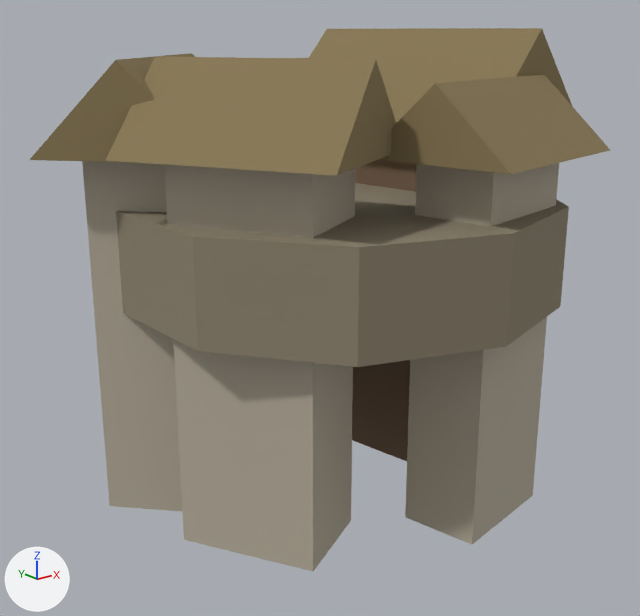
Before and after pictures for a commit that changed the glTF model game/assets/models/settlements/hamlet_c.glb.
Camera for both pictures: a 50 mm lens placed at (-0.665, -0.794, 0.195), pointed at (-0.026, 0.004, -0.124). Arrows for +X, +Y and +Z are at lower left; the lights stay in place. The first picture is the older version. Vertices at exactly the same position are counted once.

The scene before the commit, as lines of its bpy script (objects in view):
```python
mat_dirt = principled_material('Dirt')
mat_dirt.base_color = (0.27, 0.23, 0.16)  # brown #8e846f
mat_dirt.roughness = 1.0
mat_plaster = principled_material('Plaster')
mat_plaster.base_color = (0.47, 0.42, 0.33)  # grey #b6ad9b
mat_plaster.roughness = 0.92
mat_thatch = principled_material('Thatch')
mat_thatch.base_color = (0.25, 0.19, 0.09)  # brown #897955
mat_thatch.roughness = 0.97
me_cylinder = bpy.data.meshes.new('Cylinder')
me_cylinder.from_pydata(...)  # 90 vertices, 136 faces; spans x -0.327..0.275, y -0.272..0.31, z -0.303..0.245
# faces by material slot: [36, 12, 40, 48]
me_cylinder.materials.append(mat_dirt)  # brown #8e846f
me_cylinder.materials.append(mat_wood)  # brown #7c6550
me_cylinder.materials.append(mat_thatch)  # brown #897955
me_cylinder.materials.append(mat_plaster)  # grey #b6ad9b
ob_hamlet_c = bpy.data.objects.new('hamlet_c', me_cylinder)
ob_hamlet_c.location = (0.0, 0.0, -0.048)
```
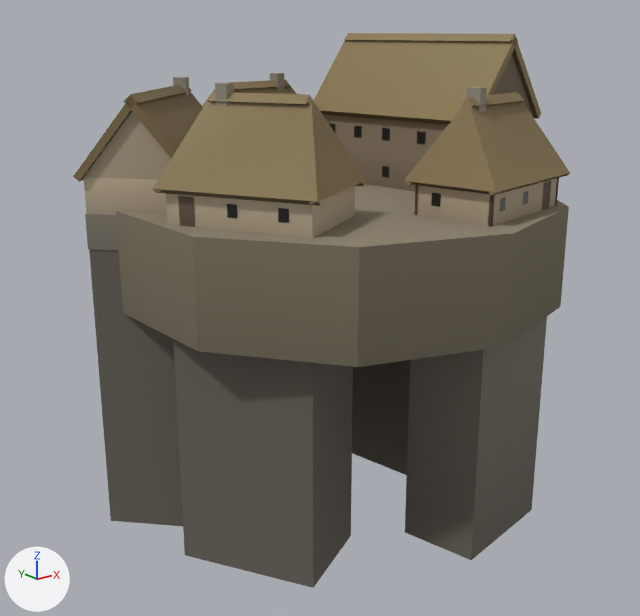
Edits to the bpy script that builds the scene:
```text
Change mat_dirt:
    where n0 = _N.new('ShaderNodeBsdfPrincipled'); n0.name = 'Principled BSDF'
    remove n0.inputs[0].default_value = (0.27, 0.23, 0.16, 1.0)  # 'Base Color', brown #8e846f
    add n2 = _N.new('ShaderNodeMix'); n2.name = 'Mix'
    add n2.data_type = 'RGBA'
    add n2.blend_type = 'MULTIPLY'
    add n2.inputs[0].default_value = 1.0  # 'Factor'
    add n2.inputs[7].default_value = (0.27, 0.23, 0.16, 1.0)  # 'B', brown #8e846f
    add n3 = _N.new('ShaderNodeVertexColor'); n3.name = 'Color Attribute'
    add _L.new(n2.outputs[2], n0.inputs[0])  # 'Result' to 'Base Color'
    add _L.new(n3.outputs[0], n2.inputs[6])  # 'Color' to 'A'
Change mat_thatch:
    where n0 = _N.new('ShaderNodeBsdfPrincipled'); n0.name = 'Principled BSDF'
    remove n0.inputs[0].default_value = (0.25, 0.19, 0.09, 1.0)  # 'Base Color', brown #897955
    n0.inputs[2].default_value: 0.97 -> 1.0  # 'Roughness'
    add n2 = _N.new('ShaderNodeMix'); n2.name = 'Mix'
    add n2.data_type = 'RGBA'
    add n2.blend_type = 'MULTIPLY'
    add n2.inputs[0].default_value = 1.0  # 'Factor'
    add n2.inputs[7].default_value = (0.28, 0.22, 0.12, 1.0)  # 'B', brown #908161
    add n3 = _N.new('ShaderNodeVertexColor'); n3.name = 'Color Attribute'
    add _L.new(n2.outputs[2], n0.inputs[0])  # 'Result' to 'Base Color'
    add _L.new(n3.outputs[0], n2.inputs[6])  # 'Color' to 'A'
Change mat_plaster:
    where n0 = _N.new('ShaderNodeBsdfPrincipled'); n0.name = 'Principled BSDF'
    remove n0.inputs[0].default_value = (0.47, 0.42, 0.33, 1.0)  # 'Base Color', grey #b6ad9b
    n0.inputs[2].default_value: 0.92 -> 0.95  # 'Roughness'
    add n2 = _N.new('ShaderNodeMix'); n2.name = 'Mix'
    add n2.data_type = 'RGBA'
    add n2.blend_type = 'MULTIPLY'
    add n2.inputs[0].default_value = 1.0  # 'Factor'
    add n2.inputs[7].default_value = (0.62, 0.58, 0.5, 1.0)  # 'B', light grey #cec8bc
    add n3 = _N.new('ShaderNodeVertexColor'); n3.name = 'Color Attribute'
    add _L.new(n2.outputs[2], n0.inputs[0])  # 'Result' to 'Base Color'
    add _L.new(n3.outputs[0], n2.inputs[6])  # 'Color' to 'A'
Add mat_rubble:
    mat_rubble = bpy.data.materials.new('Rubble')
    # nodes: BsdfPrincipled, Mix, OutputMaterial, VertexColor
    # colours: grey #a29b90, mixed with the vertex colours
Add mat_planks:
    mat_planks = bpy.data.materials.new('Planks')
    # nodes: BsdfPrincipled, Mix, OutputMaterial, VertexColor
    # colours: brown #867969, mixed with the vertex colours
Add mat_timber:
    mat_timber = bpy.data.materials.new('Timber')
    # nodes: BsdfPrincipled, Mix, OutputMaterial, VertexColor
    # colours: brown #7c6c5d, mixed with the vertex colours
Add mat_window:
    mat_window = bpy.data.materials.new('Window')
    # nodes: BsdfPrincipled, Mix, OutputMaterial, VertexColor
    # colours: black #1d1b19, mixed with the vertex colours
Add mat_ashlar:
    mat_ashlar = bpy.data.materials.new('Ashlar')
    # nodes: BsdfPrincipled, Mix, OutputMaterial, VertexColor
    # colours: grey #ada89b, mixed with the vertex colours
Add mat_door:
    mat_door = bpy.data.materials.new('Door')
    # nodes: BsdfPrincipled, Mix, OutputMaterial, VertexColor
    # colours: brown #69594b, mixed with the vertex colours
Change me_cylinder:
    remove me_cylinder.from_pydata(...)  # 90 vertices, 136 faces; spans x -0.327..0.275, y -0.272..0.31, z -0.303..0.245
    add me_cylinder.from_pydata(...)  # 610 vertices, 698 faces; spans x -0.281..0.247, y -0.26..0.277, z -0.322..0.239
    me_cylinder part 1: the loose piece of 8 vertices spanning x 0.064..0.229, y -0.113..0.145, z -0.303..0.147 is scaled about its middle by (1, 1, 0.778), then moved by (0.0, 0.0, -0.07), in mat_rubble
    me_cylinder part 2: the loose piece of 8 vertices spanning x -0.27..-0.053, y 0.017..0.231, z -0.303..0.126 is scaled about its middle by (1, 1, 0.817), then moved by (0.0, 0.0, -0.059), in mat_rubble
    me_cylinder part 3: the loose piece of 8 vertices spanning x -0.238..-0.065, y -0.155..0.036, z -0.303..0.134 is scaled about its middle by (1, 1, 0.802), then moved by (0.0, 0.0, -0.063), in mat_rubble
    me_cylinder part 4: the loose piece of 8 vertices spanning x -0.011..0.147, y -0.225..-0.109, z -0.303..0.128 is scaled about its middle by (1, 1, 0.814), then moved by (0.0, 0.0, -0.06), in mat_rubble
    me_cylinder part 5: the loose piece of 6 vertices spanning x -0.108..0.153, y 0.101..0.31, z 0.115..0.207 is rebuilt with 20 vertices and now spans x -0.075..0.119, y 0.135..0.277, z 0.089..0.176
    me_cylinder part 6: the loose piece of 6 vertices spanning x -0.327..0.004, y -0.04..0.288, z 0.116..0.215 is rebuilt with 14 vertices and now spans x -0.281..-0.042, y 0.006..0.242, z 0.089..0.178
    me_cylinder part 7: the loose piece of 6 vertices spanning x -0.058..0.194, y -0.272..-0.062, z 0.118..0.195 is rebuilt with 20 vertices and now spans x -0.022..0.158, y -0.236..-0.098, z 0.089..0.177
    me_cylinder part 8: the loose piece of 6 vertices spanning x 0.018..0.275, y -0.158..0.19, z 0.138..0.245 is rebuilt with 14 vertices and now spans x 0.054..0.24, y -0.12..0.151, z 0.14..0.237
    me_cylinder part 9: 6 vertices removed from x -0.293..-0.011, y -0.21..0.091, z 0.124..0.217; 482 vertices added at x -0.272..0.231, y -0.226..0.268, z 0.014..0.239
    other edits to the shape of me_cylinder do not show in these pictures
    remove me_cylinder.materials.append(mat_wood)  # brown #7c6550
    add me_cylinder.materials.append(mat_door)
    add me_cylinder.materials.append(mat_planks)
    add me_cylinder.materials.append(mat_rubble)
    add me_cylinder.materials.append(mat_window)
    add me_cylinder.materials.append(mat_ashlar)
    add me_cylinder.materials.append(mat_timber)
```

Pixel boxes [x1, y1, x2, y2] of what changed, in the pictures (640 x 616 px; the box of a moved part takes in the faces that stretch with it):
'hamlet_c', recoloured, reshaped (darker, 14% narrower)
    before: [30, 28, 610, 571]
    after: [73, 33, 570, 588]
part 1 of me_cylinder, moved or reshaped
    before: [352, 160, 417, 461]
    after: [352, 360, 410, 475]
part 2 of me_cylinder, moved or reshaped
    before: [82, 161, 182, 512]
    after: [89, 249, 183, 526]
part 3 of me_cylinder, moved or reshaped
    before: [164, 164, 355, 571]
    after: [173, 339, 353, 588]
part 4 of me_cylinder, moved or reshaped
    before: [405, 163, 559, 544]
    after: [405, 317, 547, 560]
part 5 of me_cylinder, rebuilt (not visible before)
    after: [202, 86, 296, 107]
part 6 of me_cylinder, rebuilt
    before: [30, 53, 195, 162]
    after: [73, 91, 203, 182]
part 7 of me_cylinder, rebuilt (28% narrower)
    before: [379, 75, 610, 174]
    after: [404, 100, 570, 196]
part 8 of me_cylinder, rebuilt
    before: [309, 28, 573, 123]
    after: [313, 36, 541, 125]
part 9 of me_cylinder, cut back
    before: [105, 56, 396, 176]
    after: [84, 33, 559, 250]
